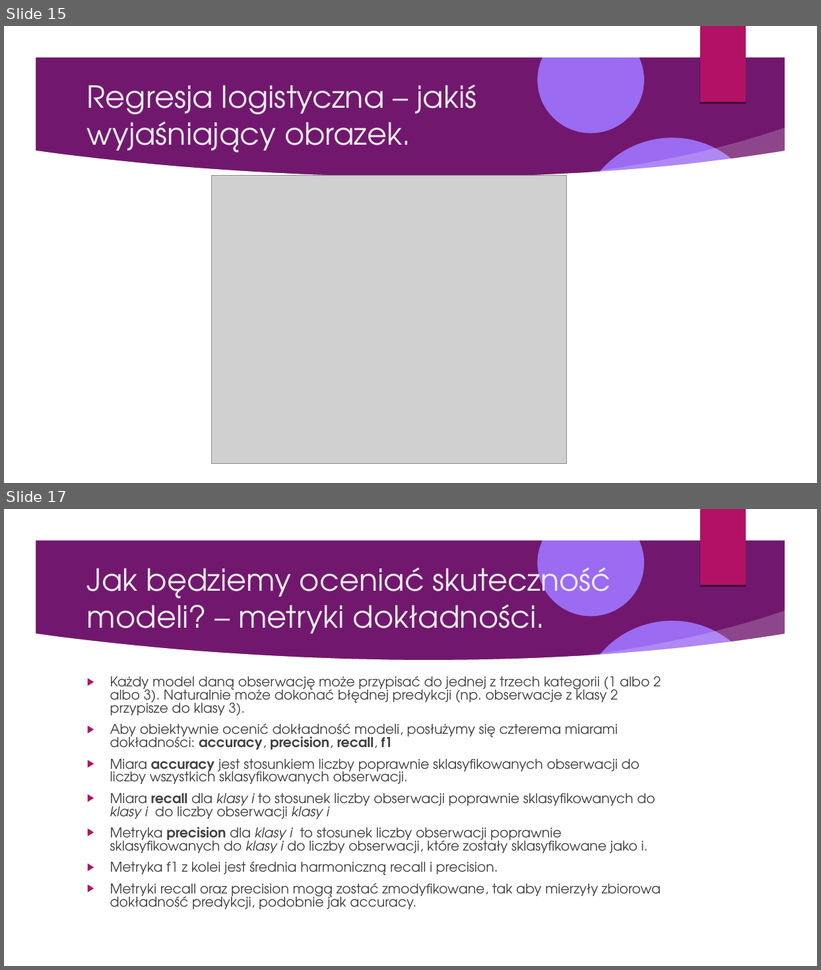
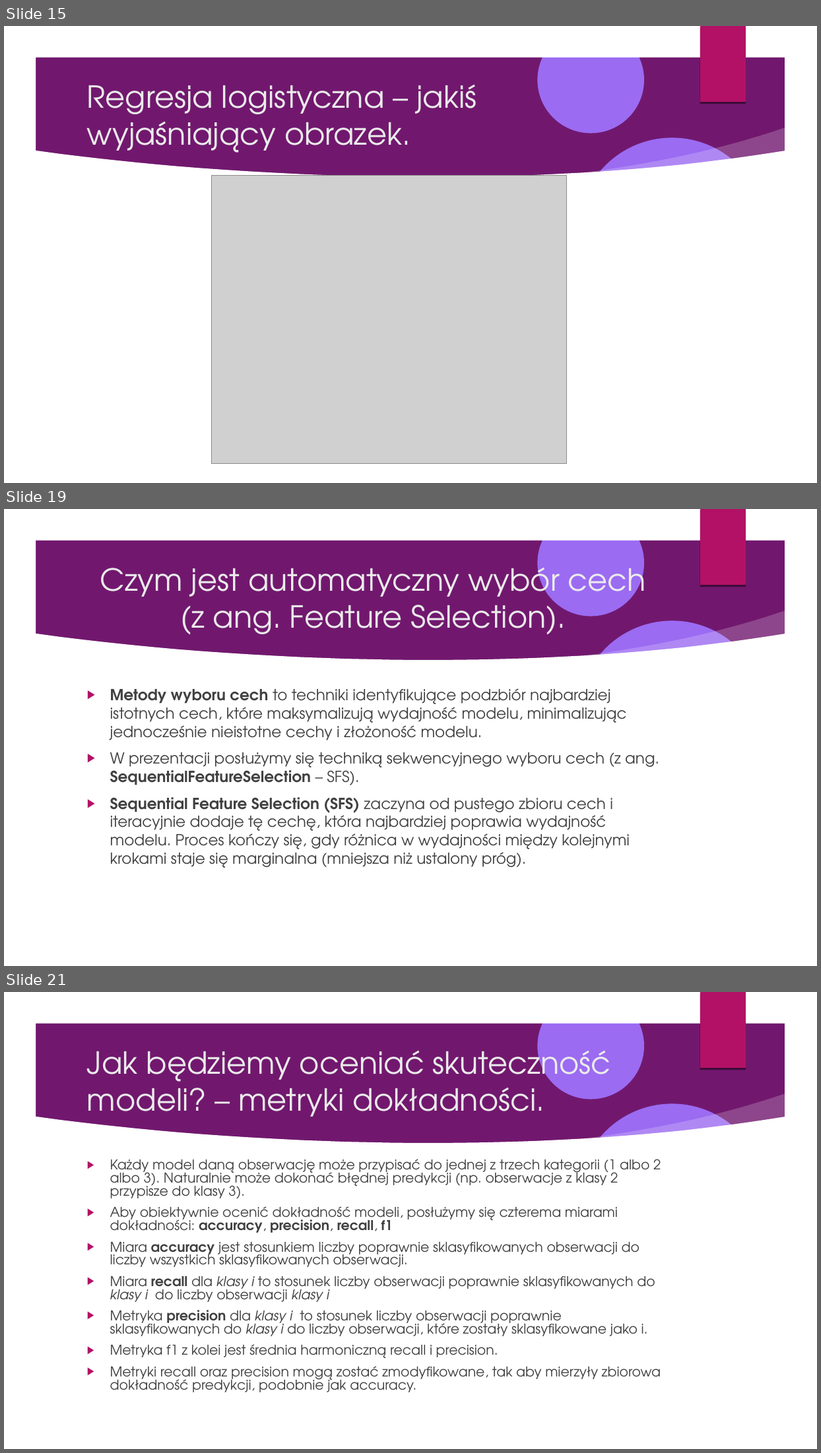
Before and after one commit to Pawel-Tomasz-Nowak/Scientific-collaboration, a slide deck: EmissionAnalysis/Prezentacja projektu.odp. Shown one above the other, each under a label of ours: slides 15 and 17 before the commit, slides 15, 19 and 21 after it; the slides between them are not shown. The pictures are 821x970 and 821x1453 pixels, drawn with LibreOffice and Linux fonts; fonts in the diff are those of the drawing; grey boxes stand for pictures; background and template pictures are left out. Boxes give left, top, right and bottom in pixels: in the first picture for what was removed or moved away, otherwise in the second. Text is boxed around its words. In the diff, an @@ line names an element or a change of style, - is before the commit and + after.

```diff
--- a/EmissionAnalysis/Prezentacja projektu.odp
+++ b/EmissionAnalysis/Prezentacja projektu.odp
@@ slide 19 added at box(4, 509, 817, 966), background picture (left out); not listed: 9 template elements that a slide beside it also shows @@
@@ title added at box(100, 559, 646, 634), 36 pt, text #EBEBEB @@
+Czym jest automatyczny wybór cech (z ang. Feature Selection).
@@ text added at box(110, 689, 659, 868), 18 pt, text #404040 @@
+▶ Metody wyboru cech to techniki identyfikujące podzbiór najbardziej istotnych cech, które maksymalizują wydajność modelu, minimalizując jednocześnie nieistotne cechy i złożoność modelu.
+▶ W prezentacji posłużymy się techniką sekwencyjnego wyboru cech (z ang. SequentialFeatureSelection – SFS).
+▶ Sequential Feature Selection (SFS) zaczyna od pustego zbioru cech i iteracyjnie dodaje tę cechę, która najbardziej poprawia wydajność modelu. Proces kończy się, gdy różnica w wydajności między kolejnymi krokami staje się marginalna (mniejsza niż ustalony próg).
@@ what was slide 17 is now slide 21 @@
```
Also in this commit, not shown: 1 slide changed, 28 other slides added, 3 other files.
